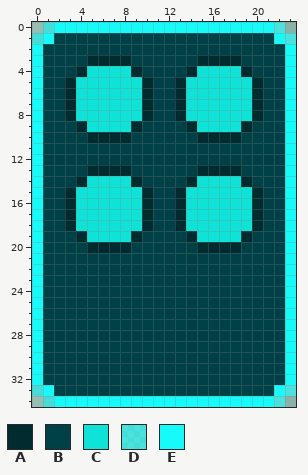
One commit to this pixel-art sprite: textures/scenes/mission_briefing/briefing_menu_skin_table_highlighted.png. This is how it looked before the edit.
The file is 24x35 pixels.
Palette (. is transparent): A #002b2f  B #004147  C #0fe3d7  D #16fbf996  E #16fbf9
The result:
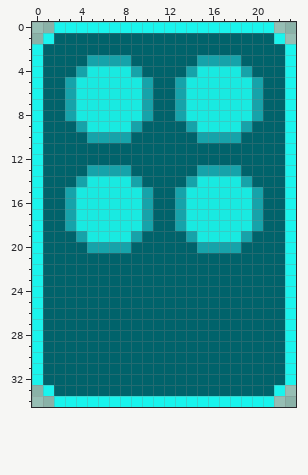
Log entry: changed bio and skins
Change:
{"colour":"A","old":"#002b2f","new":"#16a3aa"}
{"colour":"B","old":"#004147","new":"#00636b"}
{"colour":"C","old":"#0fe3d7","new":"#19eae1"}
{"colour":"E","old":"#16fbf9","new":"#1af4ed"}
{"y":0,"x":1,"old":"D","new":"."}
{"y":0,"x":22,"old":"D","new":"."}
{"y":1,"x":0,"old":"D","new":"."}
{"y":1,"x":23,"old":"D","new":"."}
{"y":33,"x":0,"old":"D","new":"."}
{"y":33,"x":23,"old":"D","new":"."}
{"y":34,"x":1,"old":"D","new":"."}
{"y":34,"x":22,"old":"D","new":"."}
